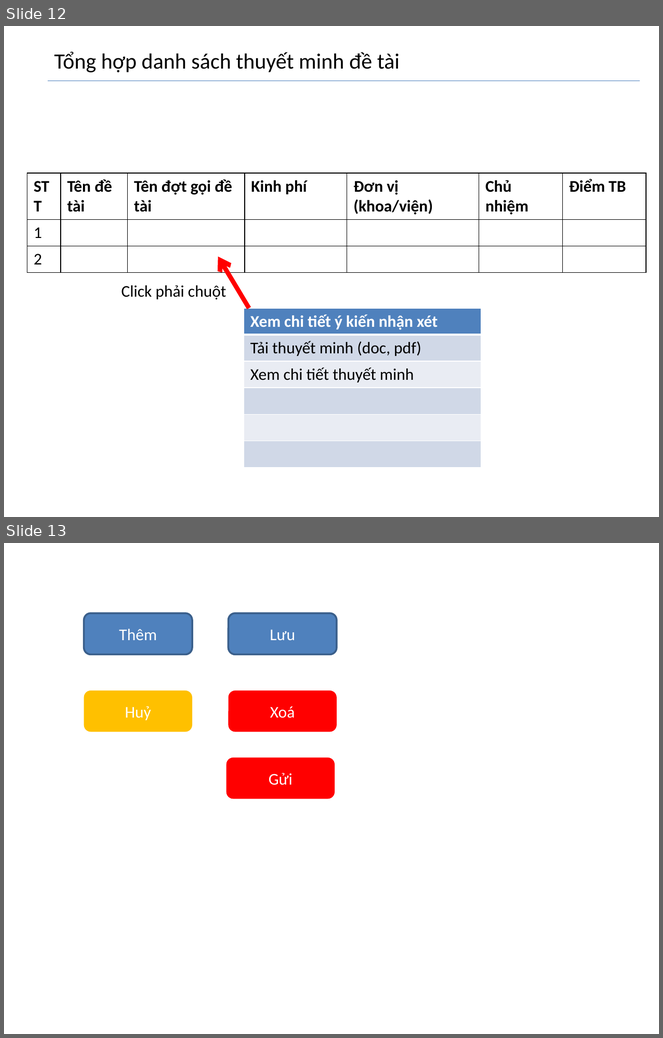
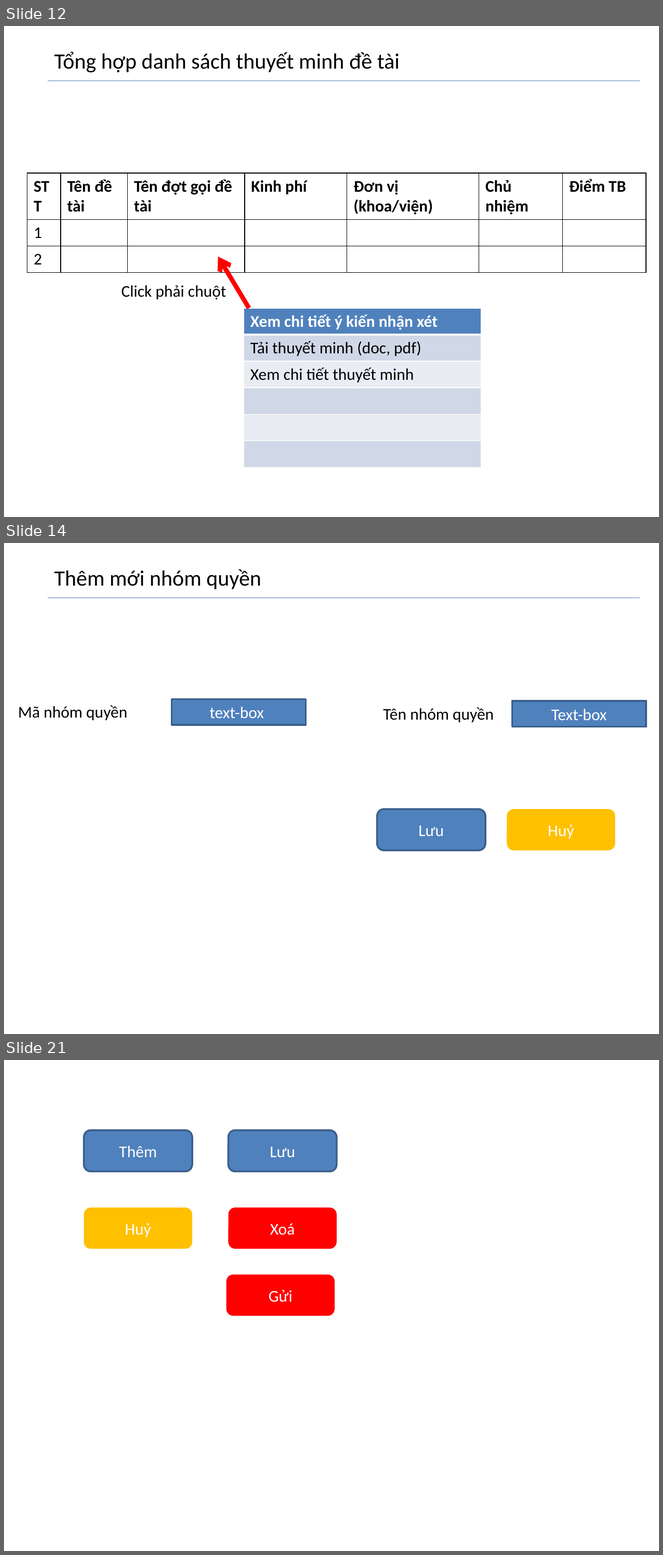
Before and after one commit to dungkhmt/bkofbiz, a slide deck: screen-ui-design/screen-ui-design.pptx. Shown one above the other, each under a label of ours: slides 12 and 13 before the commit, slides 12, 14 and 21 after it; the slides between them are not shown. The pictures are 663x1038 and 663x1555 pixels, drawn with LibreOffice and Linux fonts; fonts in the diff are those of the drawing. Boxes give left, top, right and bottom in pixels: in the first picture for what was removed or moved away, otherwise in the second. Text is boxed around its words. In the diff, an @@ line names an element or a change of style, - is before the commit and + after.

```diff
--- a/screen-ui-design/screen-ui-design.pptx
+++ b/screen-ui-design/screen-ui-design.pptx
@@ slide 14 added at [4,543,659,1034], background #FFFFFF @@
@@ text added at [54,569,261,589], 24 pt, text #000000 @@
+Thêm mới nhóm quyền
@@ line added from (48, 598) to (640, 598), #4B7EBC 0.75 pt @@
@@ text added at [18,705,127,720], 18 pt, text #000000 @@
+Mã nhóm quyền
@@ rectangle added at [172,700,306,725], fill #4F81BD, outline #3A5F8C 2 pt, 18 pt, text #FFFFFF @@
+text-box
@@ text added at [383,707,494,722], 18 pt, text #000000 @@
+Tên nhóm quyền
@@ rectangle added at [513,701,647,727], fill #4F81BD, outline #3A5F8C 2 pt, 18 pt, text #FFFFFF @@
+Text-box
@@ rounded rectangle added at [377,809,486,850], fill #4F81BD, outline #3A5F8C 2 pt, 18 pt, text #FFFFFF @@
+Lưu
@@ rounded rectangle added at [507,809,616,850], fill #FFC000, 18 pt, text #FFFFFF @@
+Huỷ
@@ what was slide 13 is now slide 21 @@
```
Also in this commit, not shown: 7 other slides added, 13 other files.
